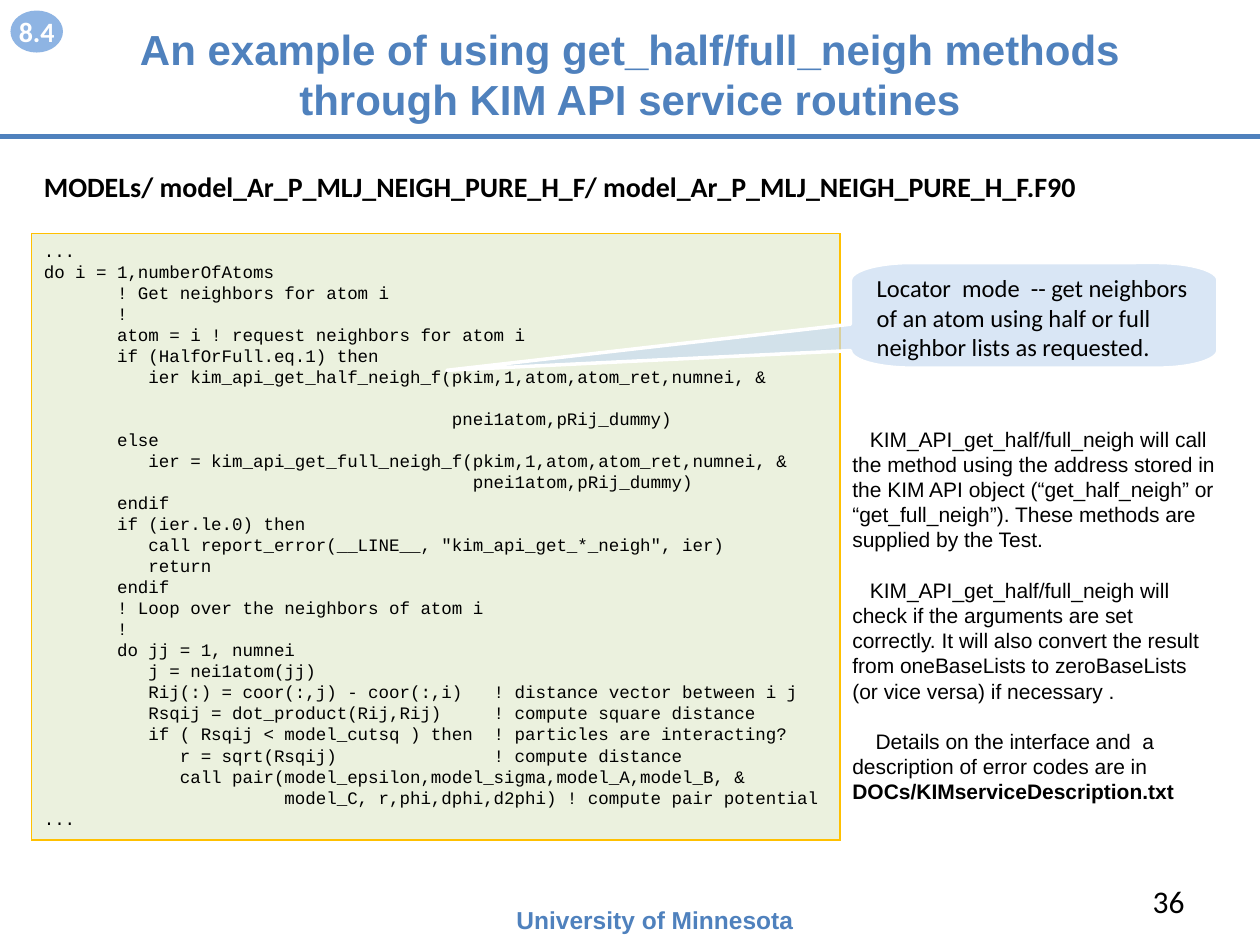
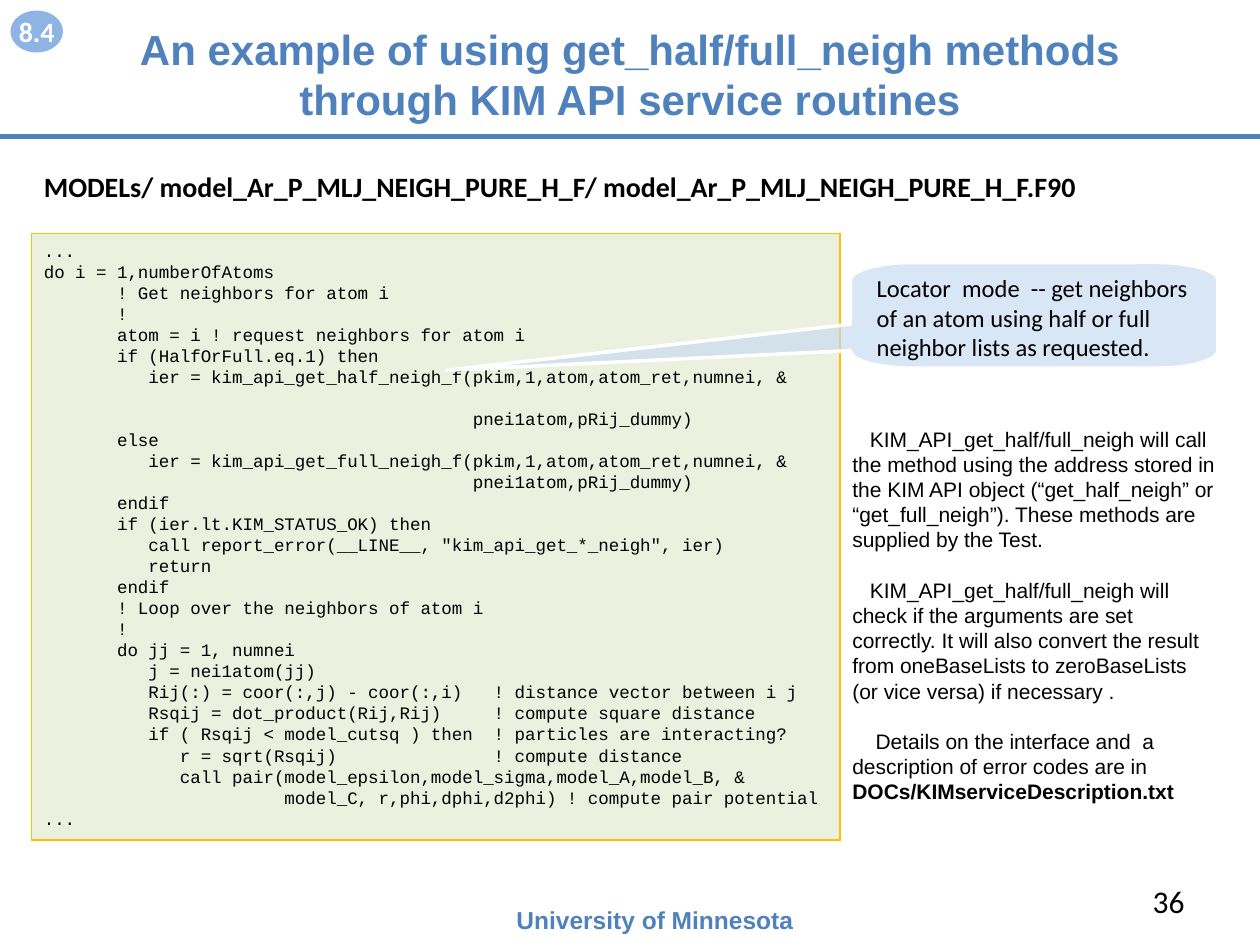
Before and after one commit to openkim/kim-api, a slide deck: slide 36 of DOCs/openkim-api-introduction.pptx. Drawn at 1260x945 pixels with LibreOffice and Linux fonts; fonts in the diff are those of the drawing. Boxes give left, top, right and bottom in pixels: in the first picture for what was removed or moved away, otherwise in the second. Text is boxed around its words. In the diff, an @@ line names an element or a change of style, - is before the commit and + after.

```diff
--- a/DOCs/openkim-api-introduction.pptx
+++ b/DOCs/openkim-api-introduction.pptx
@@ text in rectangle at (148, 371, 766, 387): text changed @@
-ier kim_api_get_half_neigh_f(pkim,1,atom,atom_ret,numnei, &
+ier = kim_api_get_half_neigh_f(pkim,1,atom,atom_ret,numnei, &
@@ text in rectangle at (117, 518, 431, 534): text changed @@
-if (ier.le.0) then
+if (ier.lt.KIM_STATUS_OK) then
```
Also in this commit, not shown: 7 other slides changed, 6 other files.
